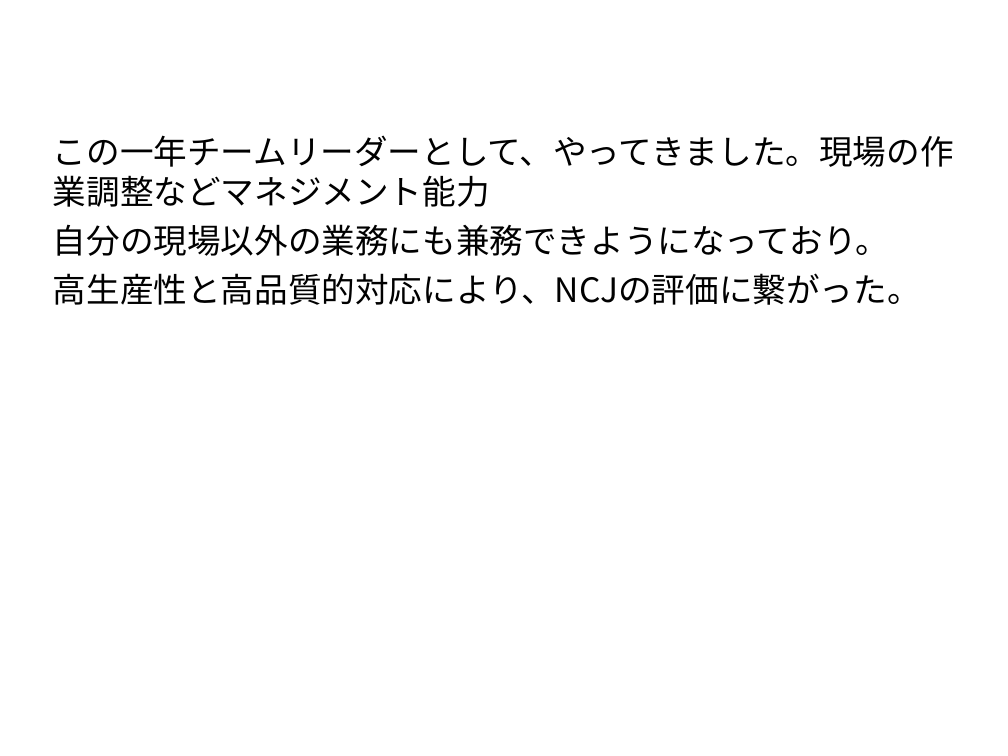
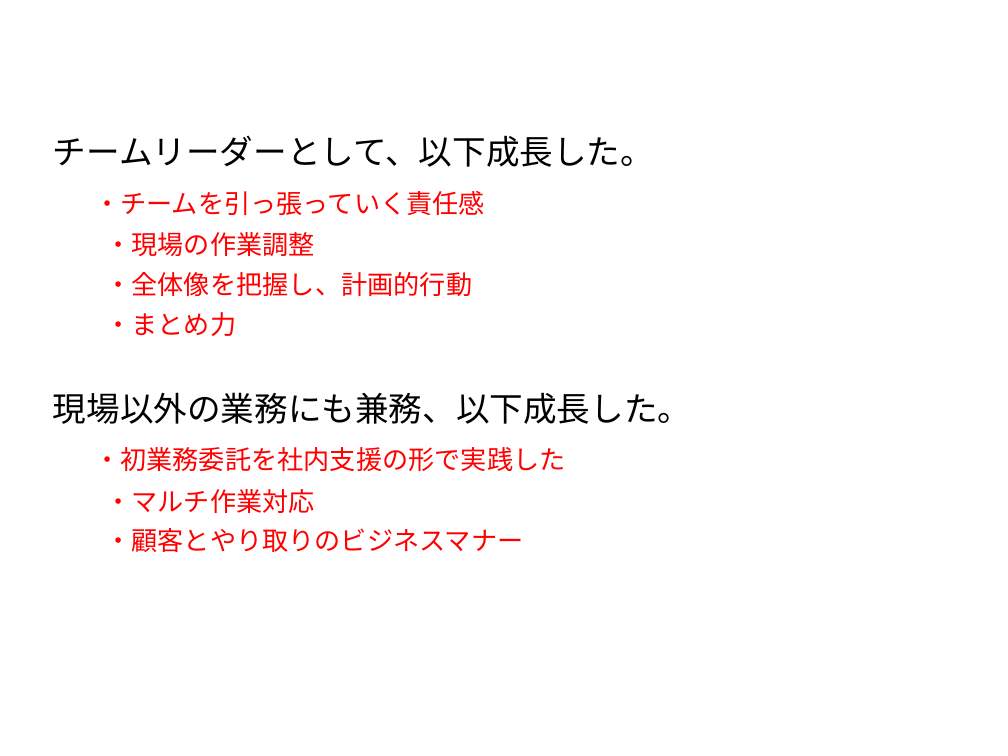
Before and after one commit to milo-bb/test, a slide deck: slide 11 of 昇格プレゼン(徐洋)_new.pptx. Drawn at 1008x756 pixels with LibreOffice and Linux fonts; fonts in the diff are those of the drawing; background and template pictures are left out. Boxes give left, top, right and bottom in pixels: in the first picture for what was removed or moved away, otherwise in the second. Text is boxed around its words. In the diff, an @@ line names an element or a change of style, - is before the commit and + after.

```diff
--- a/昇格プレゼン(徐洋)_new.pptx
+++ b/昇格プレゼン(徐洋)_new.pptx
@@ text at <box>53,135,691,552</box>: text changed; size 18 to 14 pt; text colour #000000 to #FF0000 @@
-この一年チームリーダーとして、やってきました。現場の作業調整などマネジメント能力
-自分の現場以外の業務にも兼務できようになっており。
-高生産性と高品質的対応により、NCJの評価に繋がった。
+チームリーダーとして、以下成長した。
+・チームを引っ張っていく責任感
+・現場の作業調整
+・全体像を把握し、計画的行動
+・まとめ力
+現場以外の業務にも兼務、以下成長した。
+・初業務委託を社内支援の形で実践した
+・マルチ作業対応
+・顧客とやり取りのビジネスマナー
```
Also in this commit, not shown: 10 other slides changed.
